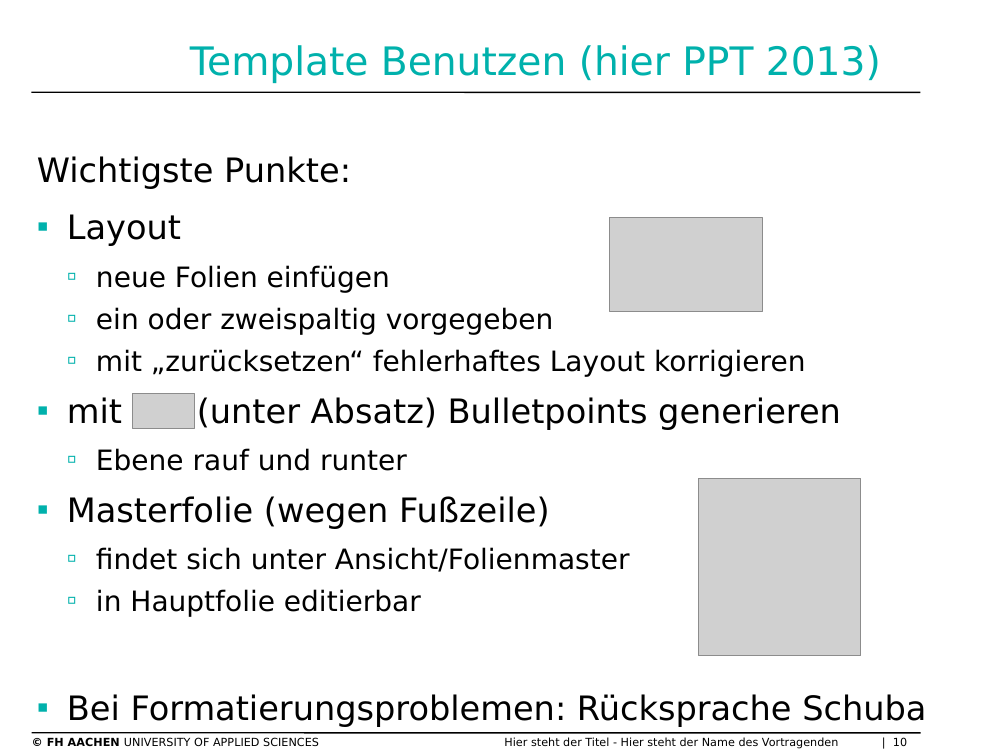
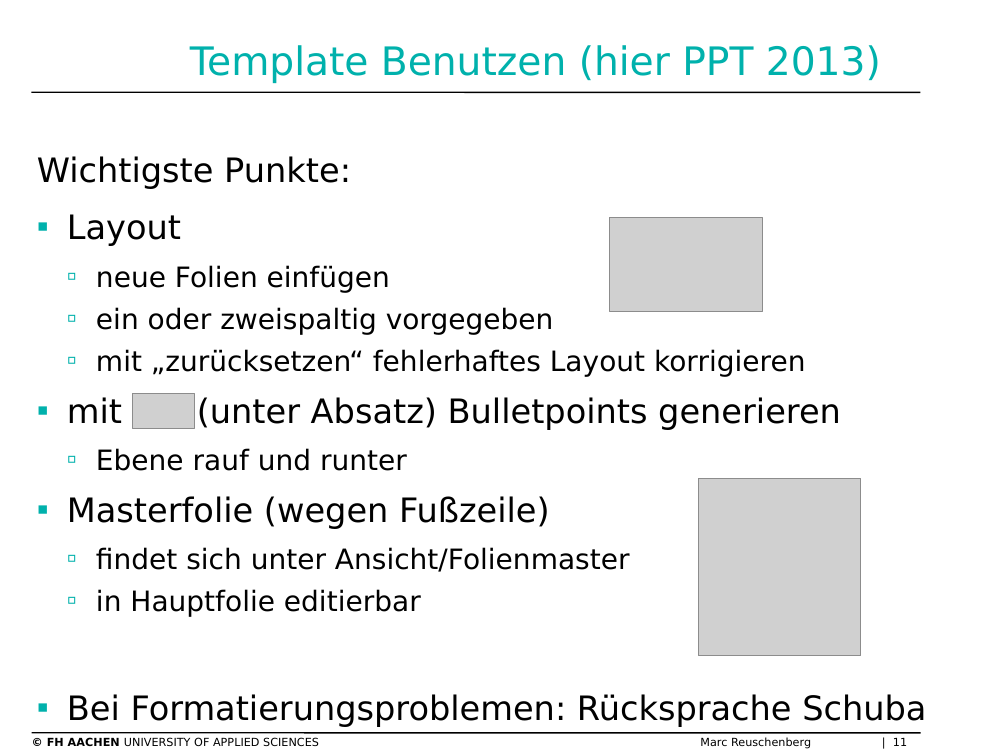
Before and after one commit to Marc-Reu/bachelorarbeit, a slide deck: slide 11 of Meetings/ZTN Präsentation.pptx (slide 10 before the commit). Drawn at 1008x756 pixels with LibreOffice and Linux fonts; fonts in the diff are those of the drawing; grey boxes stand for pictures; background and template pictures are left out. Boxes give left, top, right and bottom in pixels: in the first picture for what was removed or moved away, otherwise in the second. Text is boxed around its words. In the diff, an @@ line names an element or a change of style, - is before the commit and + after.

```diff
--- a/Meetings/ZTN Präsentation.pptx
+++ b/Meetings/ZTN Präsentation.pptx
@@ text at (47, 737, 907, 749): text changed @@
-© FH AACHEN UNIVERSITY OF APPLIED SCIENCES Hier steht der Titel - Hier steht der Name des Vortragenden | 10
+© FH AACHEN UNIVERSITY OF APPLIED SCIENCES Marc Reuschenberg | 11
```
Also in this commit, not shown: 9 other slides changed, 1 slide added.
